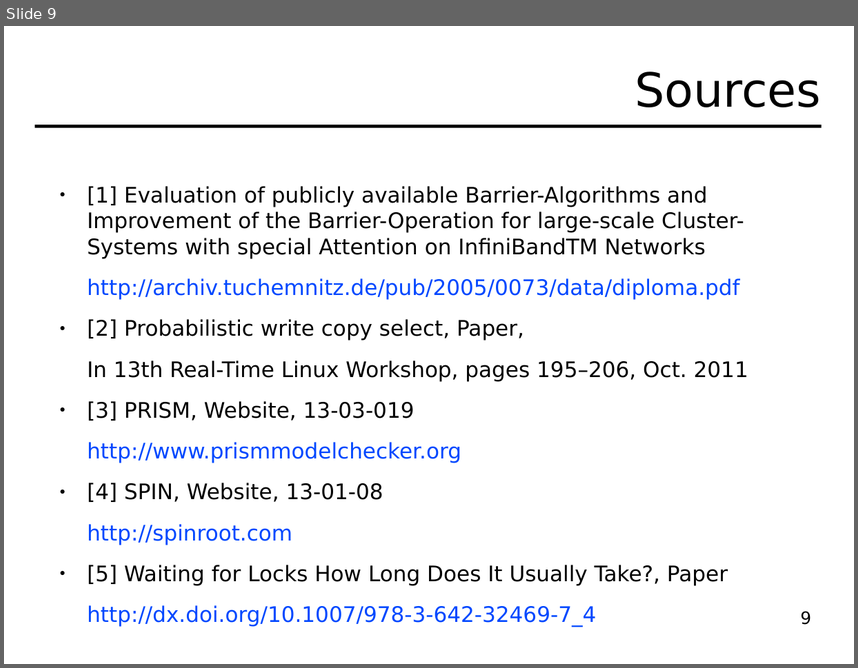
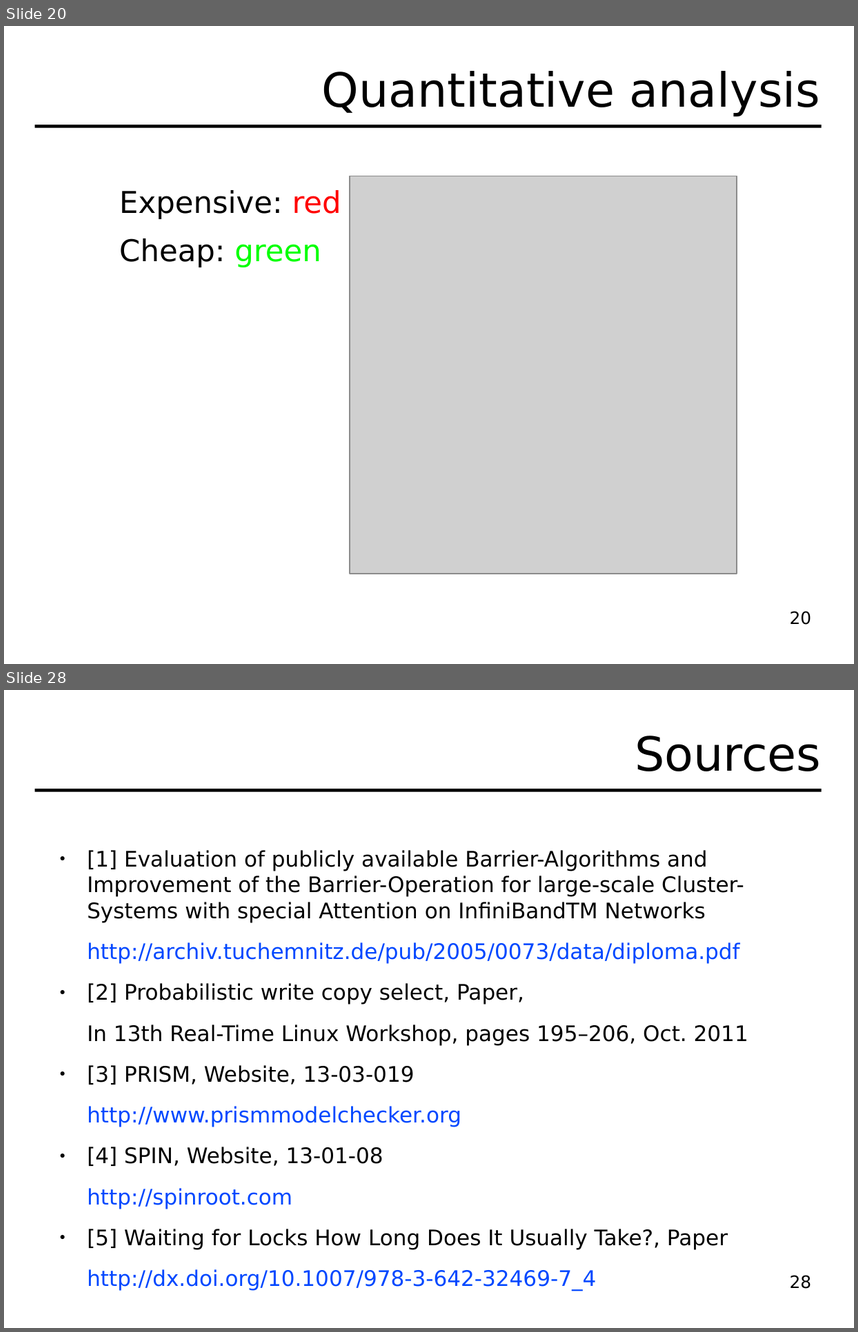
Before and after one commit to hydroo/minor-thesis-barriers, a slide deck: presentation/slides.odp. Shown one above the other, each under a label of ours: slide 9 before the commit, slides 20 and 28 after it; the slides between them are not shown. The pictures are 858x668 and 858x1332 pixels, drawn with LibreOffice and Linux fonts; fonts in the diff are those of the drawing; grey boxes stand for pictures. Boxes give left, top, right and bottom in pixels: in the first picture for what was removed or moved away, otherwise in the second. Text is boxed around its words. In the diff, an @@ line names an element or a change of style, - is before the commit and + after.

```diff
--- a/presentation/slides.odp
+++ b/presentation/slides.odp
@@ slide 20 added at bbox=[4, 26, 854, 664], background #FFFFFF @@
@@ title added at bbox=[322, 71, 820, 116], 44 pt, text #000000 @@
+Quantitative analysis
@@ line added from (35, 126) to (822, 126), #000000 2.89 pt @@
@@ text added at bbox=[119, 190, 341, 267], 28 pt, text #000000 @@
+  Expensive: red
+  Cheap: green
@@ picture added at bbox=[350, 176, 737, 574] @@
@@ page number added at bbox=[790, 611, 812, 625], 16 pt, text #000000 @@
+20
@@ what was slide 9 is now slide 28 @@
@@ page number at bbox=[790, 1275, 812, 1289]: text changed @@
-9
+28
```
Also in this commit, not shown: 4 slides changed, 19 other slides added, 1 slide removed, 12 other files.
